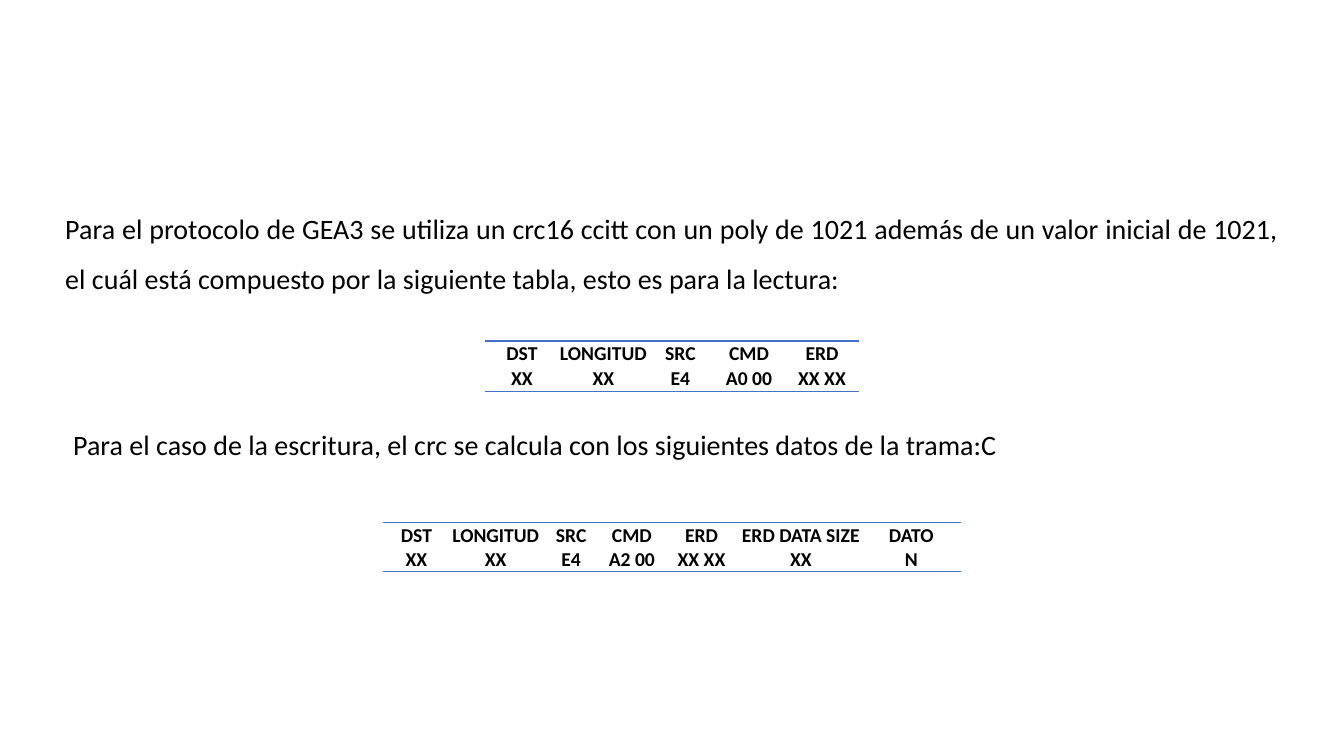
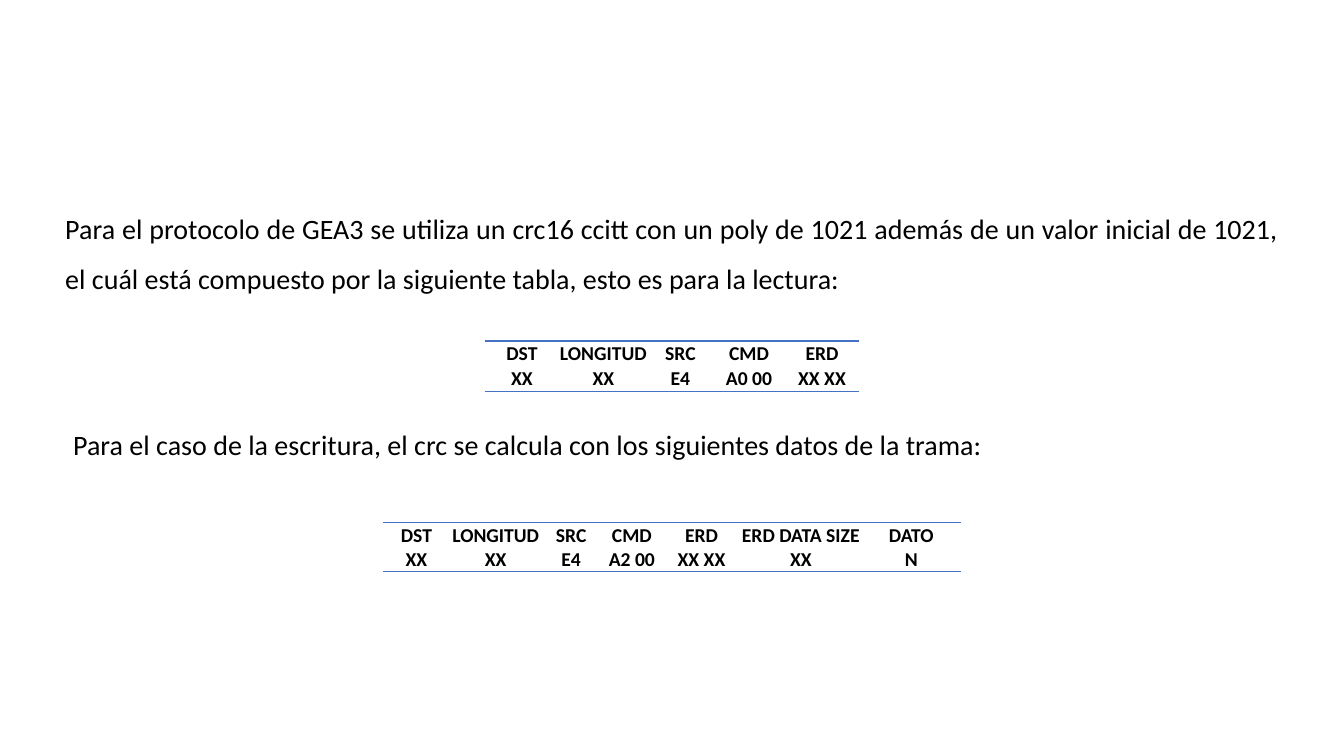
Before and after one commit to LeonelNieto/Serial-GEA, a slide deck: slide 4 of GEA3 Python.pptx. Drawn at 1344x756 pixels with LibreOffice and Linux fonts; fonts in the diff are those of the drawing; background and template pictures are left out. Boxes give left, top, right and bottom in pixels: in the first picture for what was removed or moved away, otherwise in the second. Text is boxed around its words. In the diff, an @@ line names an element or a change of style, - is before the commit and + after.

Commit message:
pp lectura y escritura, merge errors labview

```diff
--- a/GEA3 Python.pptx
+++ b/GEA3 Python.pptx
@@ text at (73,435,981,460): text changed @@
-Para el caso de la escritura, el crc se calcula con los siguientes datos de la trama:C
+Para el caso de la escritura, el crc se calcula con los siguientes datos de la trama:
```
Also in this commit, not shown: 1 other slide changed, 5 slides added, 4 slides removed, 1 other file.
